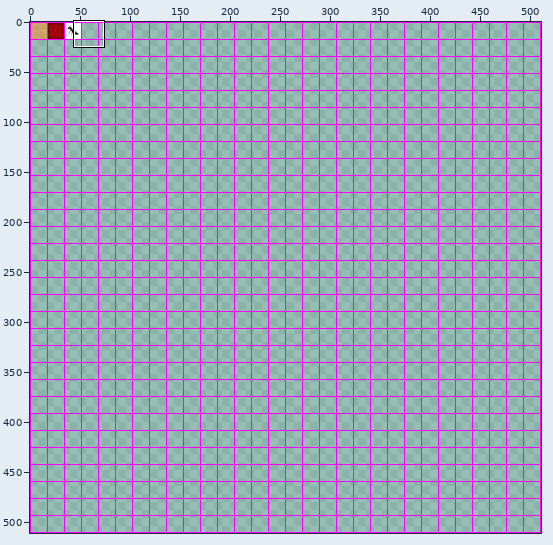
Sprite sheet, stored at assets/tilemaps/tiles/mall_world.png. Above, an overview of the earlier version with the close-up marked.
Close-up. Earlier state:
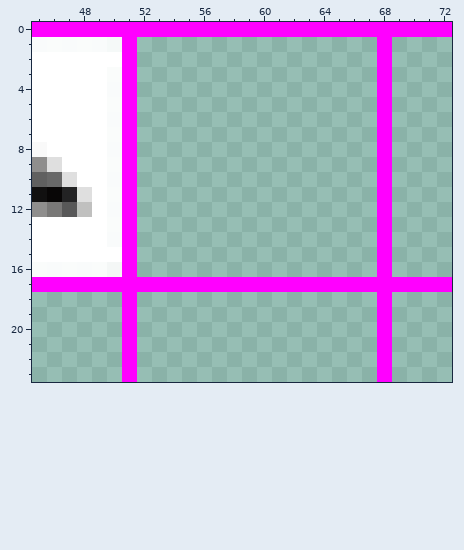
The file is 511x511 pixels. Colours within 5 levels of each other are drawn and written as one. Shown: x 45..72, y 0..23.
New version:
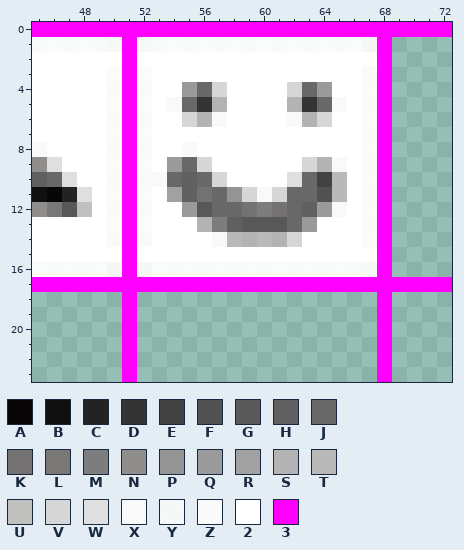
Palette (. is transparent): A #080606  B #111010  C #232324  D #343434  E #434242  F #525253  G #585858  H #606060  J #686868  K #737171  L #797877  M #7d7d7d  N #8f8e8d  P #949494  Q #9a9a9a  R #a0a1a0  S #b3b3b3  T #bab9b9  U #c0c0bf  V #d6d6d6  W #dfdfdf  X #f9f9f9  Y #ffffffe6  Z #fffffff2  2 #ffffff  3 #ff00ff
From old to new:
y 1: x 52..67 ................ -> YZZZZZZZZZZZZZZY
y 2: x 52..67 ................ -> 2222222222222222
y 3: x 52..67 ................ -> Z22222222222222Z
y 4: x 52..67 ................ -> Z22QJV2222VJQ22Z
y 5: x 52..67 ................ -> Z2XJDS2222SDJX2Z
y 6: x 52..67 ................ -> Z22VSX2222XSV22Z
y 7: x 52..67 ................ -> Z22222222222222Z
y 8: x 52..67 ................ -> Z22X22222222222Z
y 9: x 52..67 ................ -> Z2QJV222222VSX2Z
y 10: x 52..67 ................ -> ZXJHJV2222WJET2Z
y 11: x 52..67 ................ -> Z2RHKJPVXVJJFT2Z
y 12: x 52..67 ................ -> Z22QGJJKMKJHQX2Z
y 13: x 52..67 ................ -> Z222SMHGGGJQ222Z
y 14: x 52..67 ................ -> Z2222XTSTSV2222Z
y 15: x 52..67 ................ -> 2222222222222222
y 16: x 52..67 ................ -> YZZZZZZZZZZZZZZY
Boxes around the changes in both close-ups, in picture pixels (x1, y1, x2, y2):
added: (137, 37, 377, 277)
